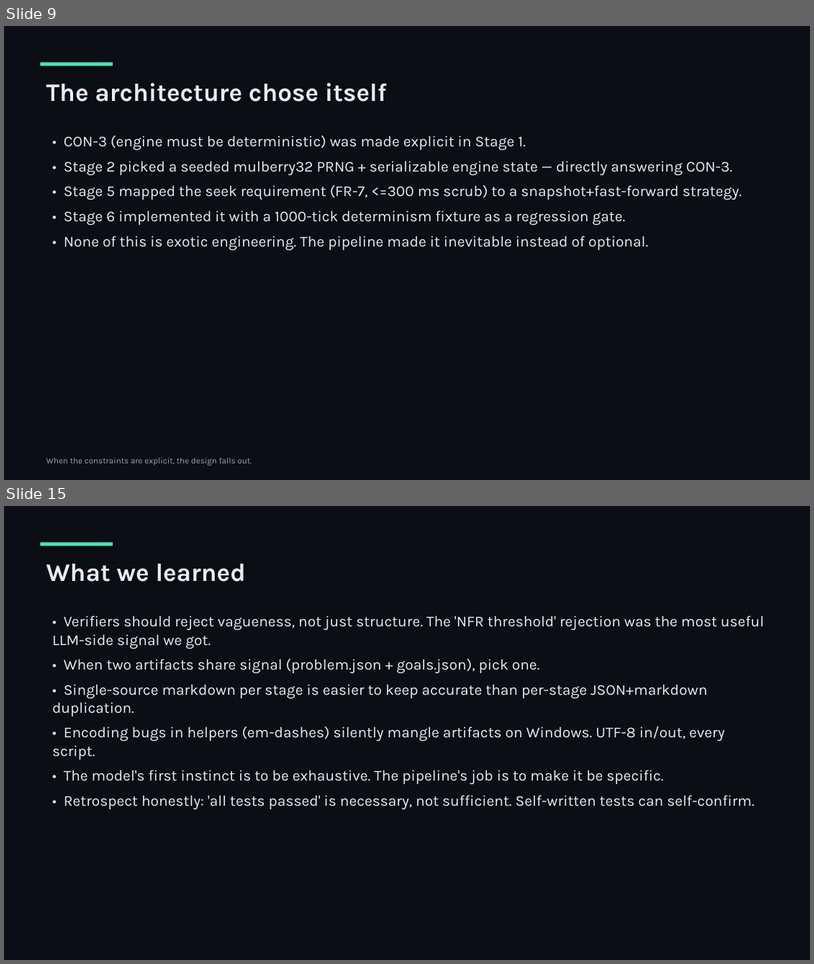
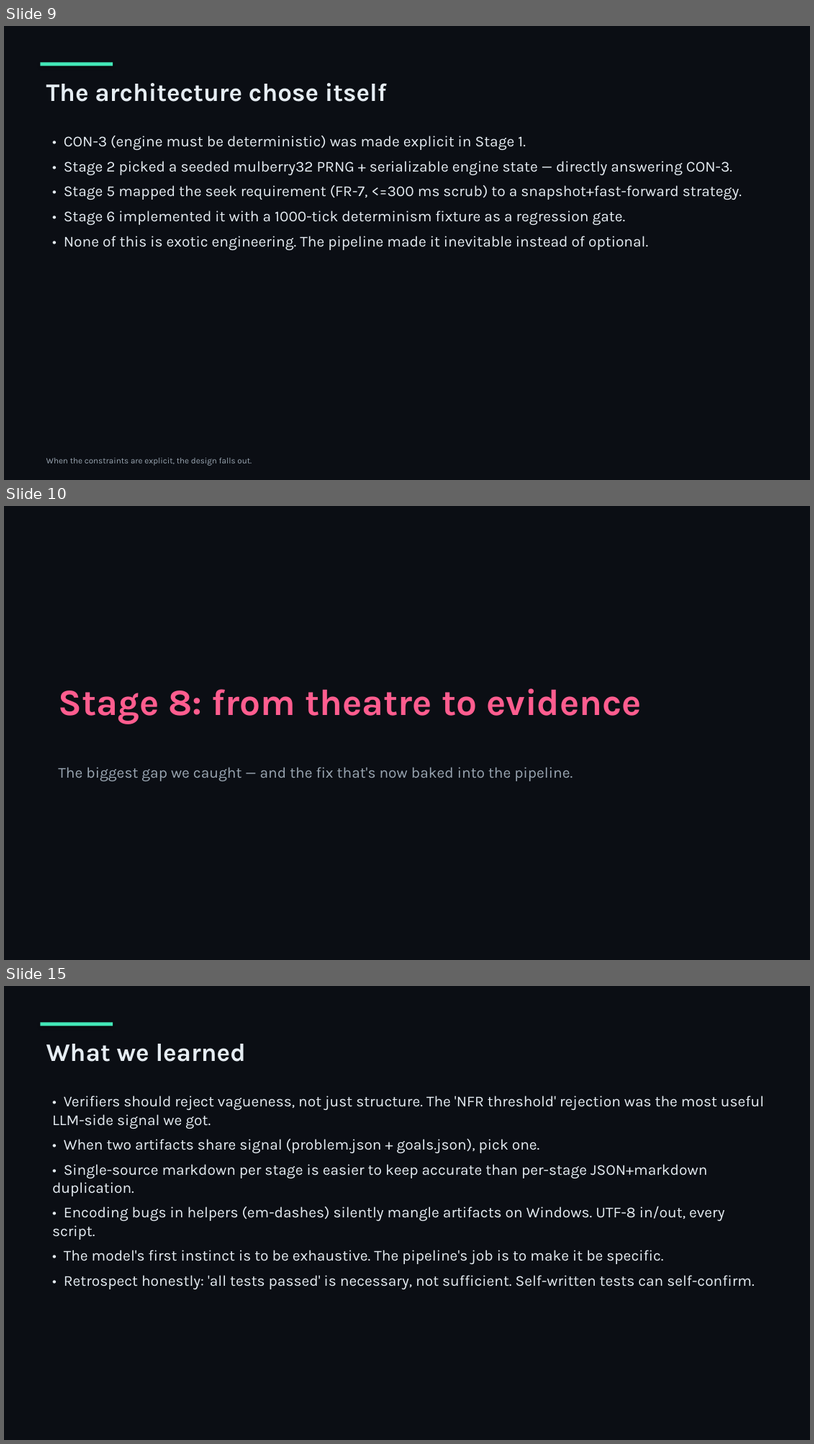
Before and after one commit to umais-developer/SDLC, a slide deck: docs/SDLC-pipeline-walkthrough.pptx. Shown one above the other, each under a label of ours: slides 9 and 15 before the commit, slides 9, 10 and 15 after it; the slides between them are not shown. The pictures are 814x964 and 814x1444 pixels, drawn with LibreOffice and Linux fonts; fonts in the diff are those of the drawing. Boxes give left, top, right and bottom in pixels: in the first picture for what was removed or moved away, otherwise in the second. Text is boxed around its words. In the diff, an @@ line names an element or a change of style, - is before the commit and + after.

```diff
--- a/docs/SDLC-pipeline-walkthrough.pptx
+++ b/docs/SDLC-pipeline-walkthrough.pptx
@@ slide 10 added at [4, 506, 810, 960], background #0B0E14 @@
@@ text added at [58, 688, 642, 724], 44 pt, text #FF5D8F, bold @@
+Stage 8: from theatre to evidence
@@ text added at [58, 767, 573, 781], 18 pt, text #9AA6B2 @@
+The biggest gap we caught — and the fix that's now baked into the pipeline.
```
Also in this commit, not shown: 6 slides changed, 2 other slides added, 3 slides removed, 14 other files.
